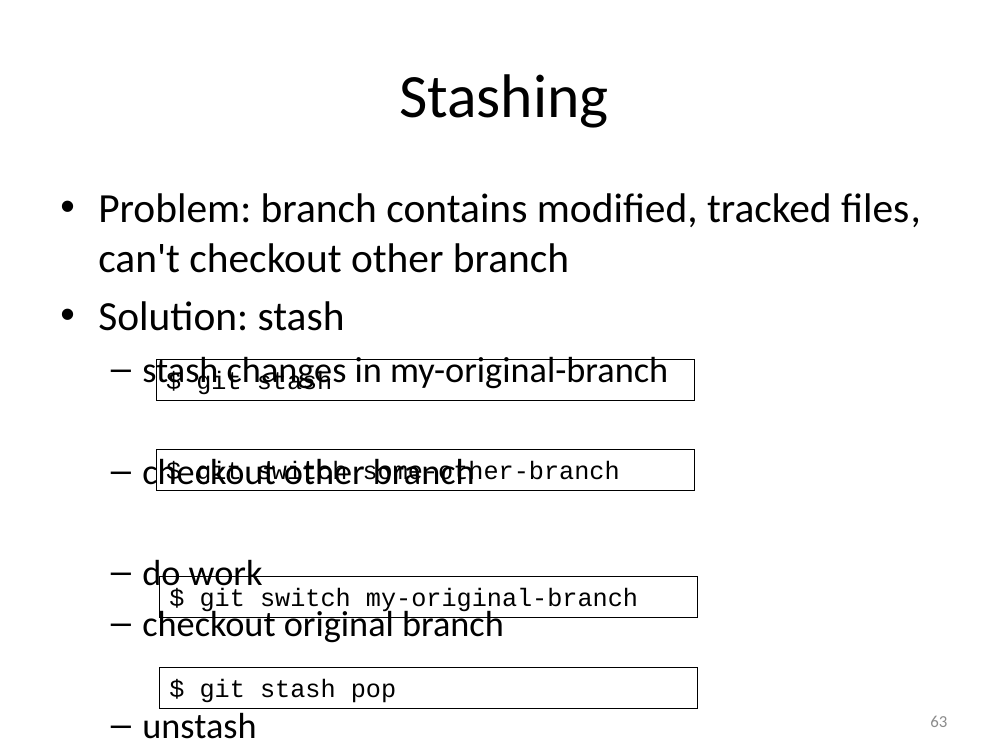
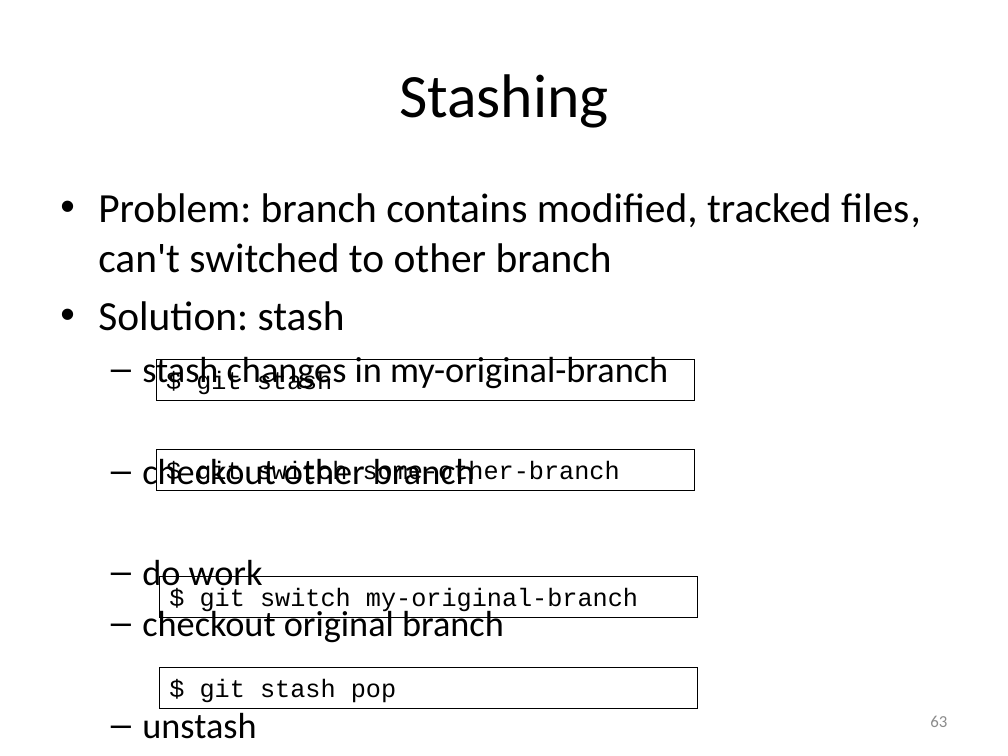
Before and after one commit to gjbex/Version-control-with-git, a slide deck: slide 63 of version_control_git.pptx. Drawn at 1008x756 pixels with LibreOffice and Linux fonts; fonts in the diff are those of the drawing. Boxes give left, top, right and bottom in pixels: in the first picture for what was removed or moved away, otherwise in the second. Text is boxed around its words. In the diff, an @@ line names an element or a change of style, - is before the commit and + after.

Commit message:
Fix terminology
Replace checkout by switch.

```diff
--- a/version_control_git.pptx
+++ b/version_control_git.pptx
@@ text at (98,193,921,273): text changed @@
-• Problem: branch contains modified, tracked files, can't checkout other branch
+• Problem: branch contains modified, tracked files, can't switched to other branch
```
